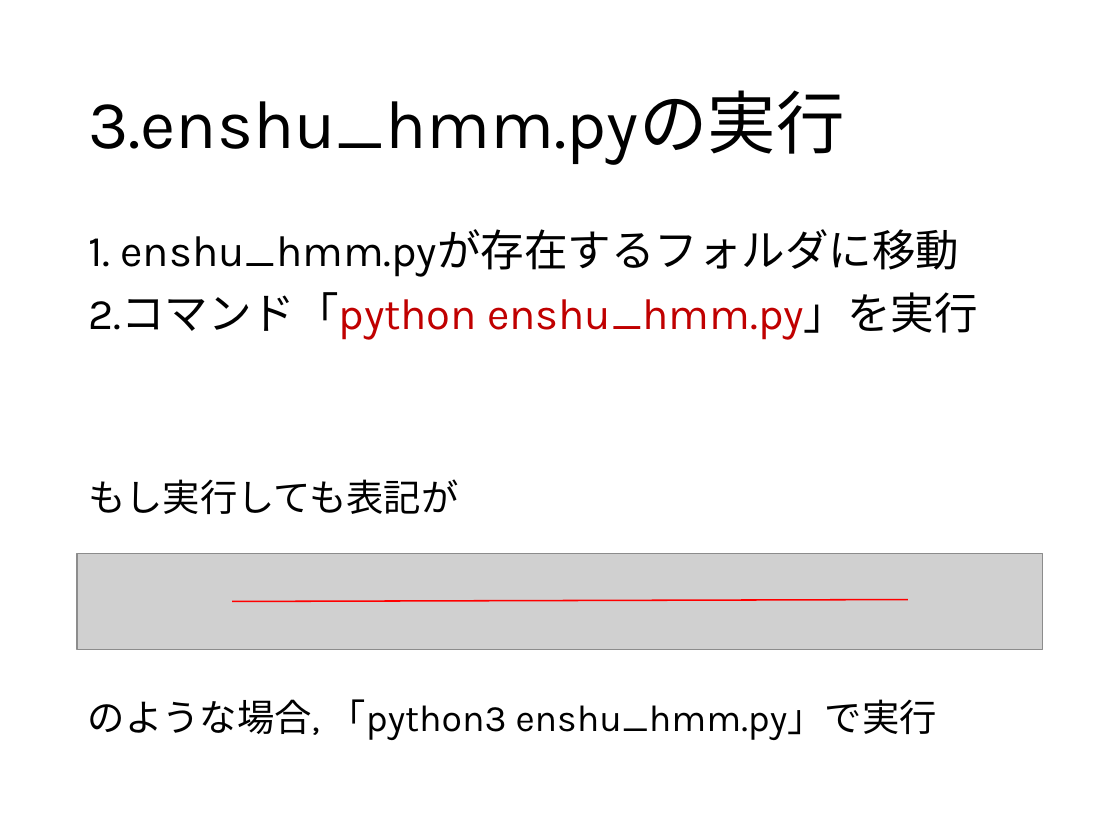
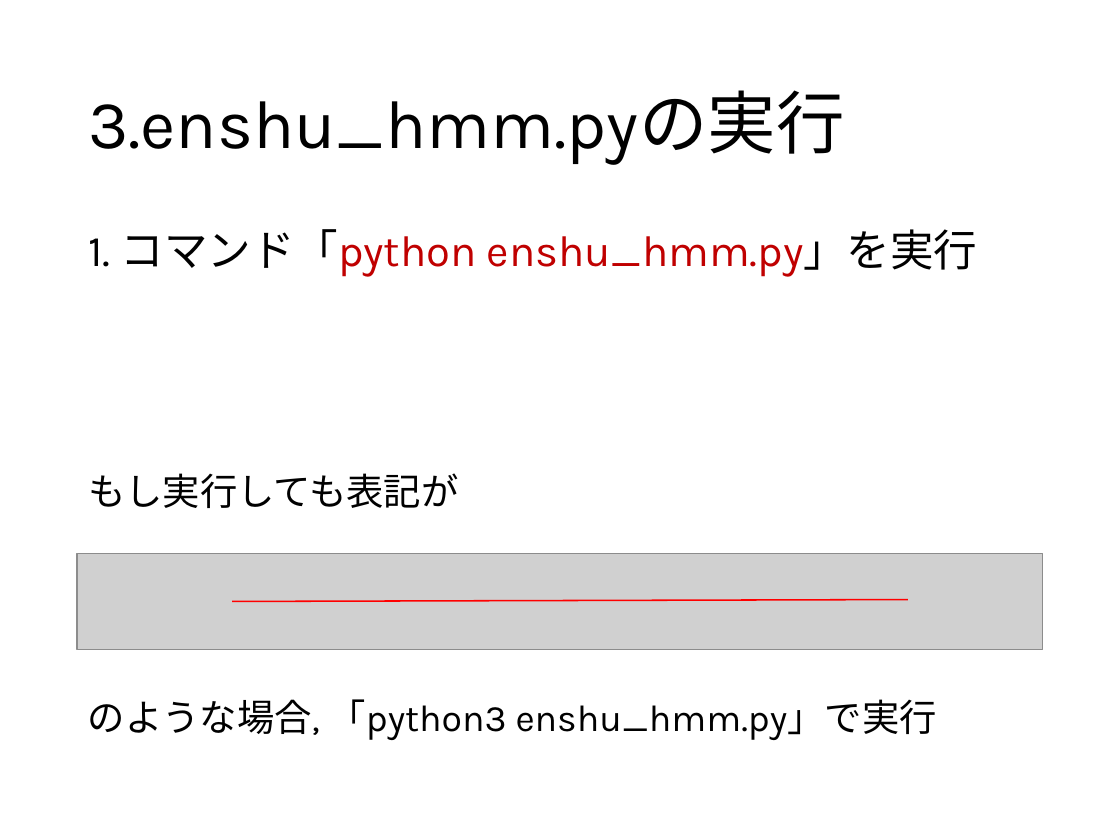
Before and after one commit to 2017B4/rinko, a slide deck: slide 9 of 輪講実習.pptx. Drawn at 1120x840 pixels with LibreOffice and Linux fonts; fonts in the diff are those of the drawing; grey boxes stand for pictures. Boxes give left, top, right and bottom in pixels: in the first picture for what was removed or moved away, otherwise in the second. Text is boxed around its words. In the diff, an @@ line names an element or a change of style, - is before the commit and + after.

```diff
--- a/輪講実習.pptx
+++ b/輪講実習.pptx
@@ text at (88, 229, 978, 277): text changed; text colour #000000 to #C00000 @@
-1. enshu_hmm.pyが存在するフォルダに移動
-2.コマンド「python enshu_hmm.py」を実行
+1. コマンド「python enshu_hmm.py」を実行
```
Also in this commit, not shown: 7 other slides changed, 1 slide removed.
